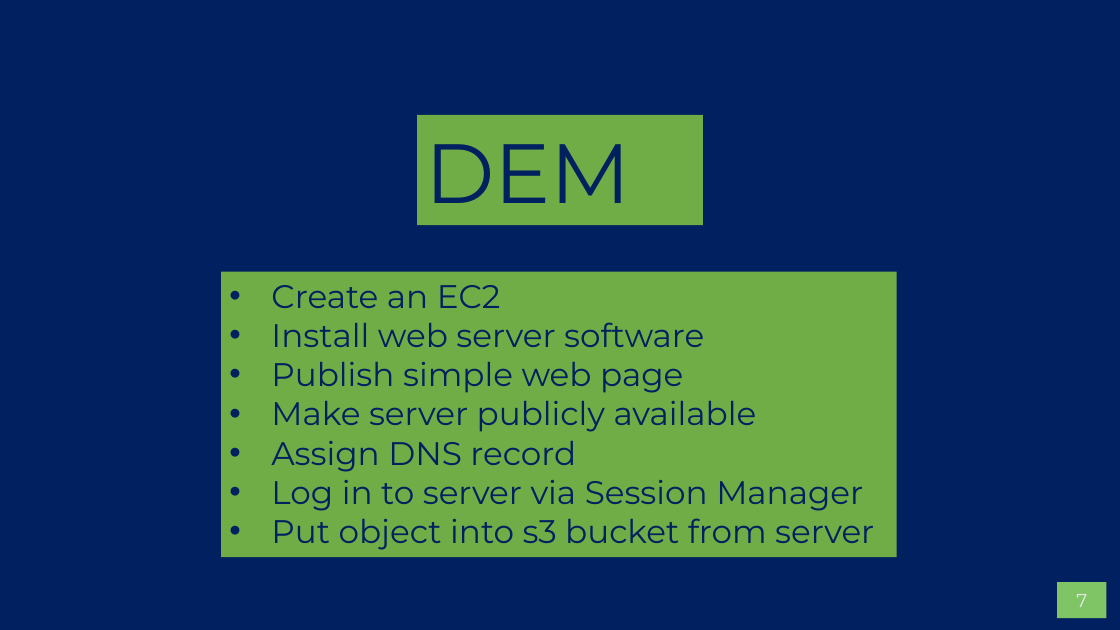
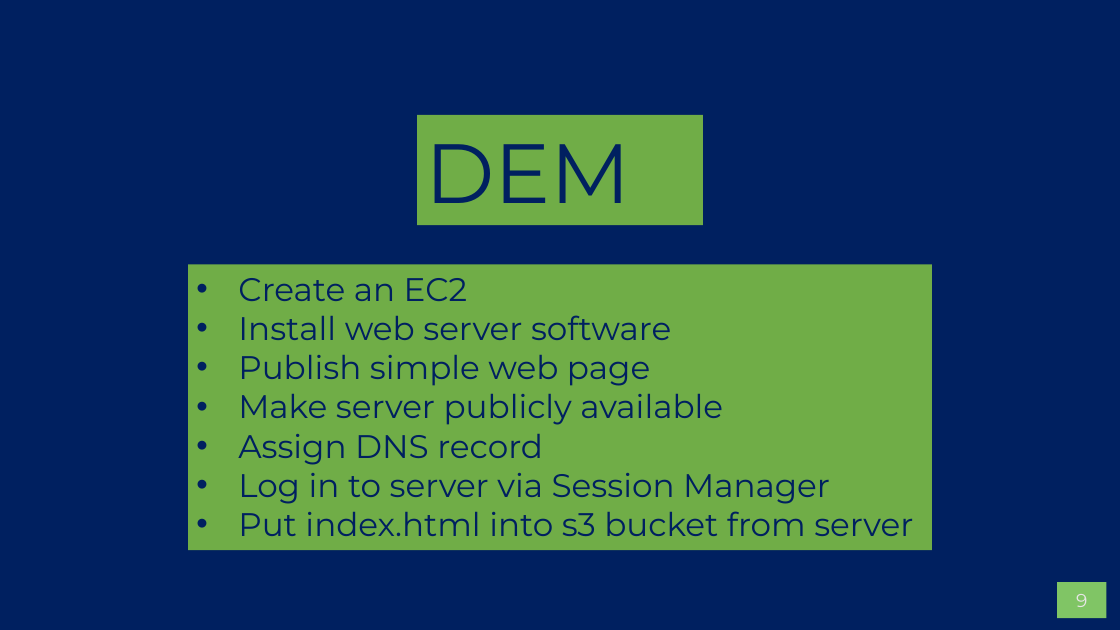
Before and after one commit to AWS-Competence-Group/sessions, a slide deck: slide 9 of 03-aws-core-services-with-iam/03-aws-core-services-with-iam.pptx (slide 7 before the commit). Drawn at 1120x630 pixels with LibreOffice and Linux fonts; fonts in the diff are those of the drawing; background and template pictures are left out. Boxes give left, top, right and bottom in pixels: in the first picture for what was removed or moved away, otherwise in the second. Text is boxed around its words. In the diff, an @@ line names an element or a change of style, - is before the commit and + after.

```diff
--- a/03-aws-core-services-with-iam/03-aws-core-services-with-iam.pptx
+++ b/03-aws-core-services-with-iam/03-aws-core-services-with-iam.pptx
@@ rectangle "Create an EC2": place and size @@
-rectangle "Create an EC2" at box(221, 271, 897, 557)
+rectangle "Create an EC2" at box(188, 265, 932, 550)
@@ text in rectangle at box(238, 511, 913, 536): text changed @@
-• Put object into s3 bucket from server
+• Put index.html into s3 bucket from server
@@ page number at box(1076, 594, 1087, 607): text changed @@
-7
+9
```
Also in this commit, not shown: 4 other slides changed, 2 slides added.
